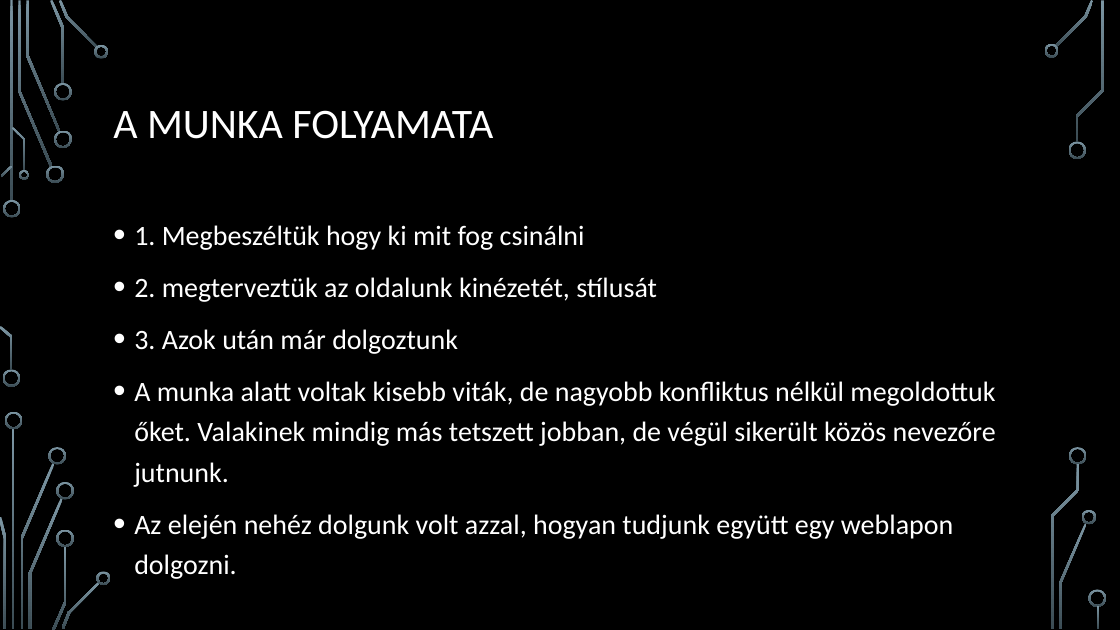
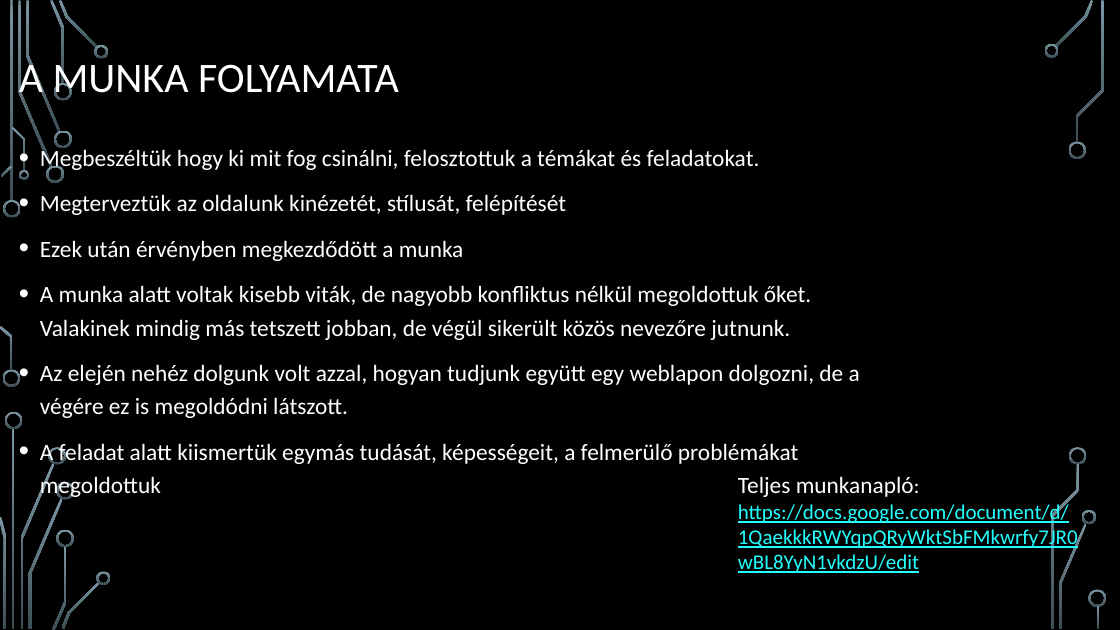
Before and after one commit to Botilori08/IKt-pojektmunka-2, a slide deck: slide 3 of IKT 2.pptx. Drawn at 1120x630 pixels with LibreOffice and Linux fonts; fonts in the diff are those of the drawing; background and template pictures are left out. Boxes give left, top, right and bottom in pixels: in the first picture for what was removed or moved away, otherwise in the second. Text is boxed around its words. In the diff, an @@ line names an element or a change of style, - is before the commit and + after.

Commit message:
update

```diff
--- a/IKT 2.pptx
+++ b/IKT 2.pptx
@@ title "A MUNKA FOLYAMATA" rewrapped from <box>113,110,493,139</box> to <box>19,58,399,103</box> @@
@@ text "Megbeszéltük hogy ki mit fog ...": place and size @@
-text "Megbeszéltük hogy ki mit fog ..." at <box>134,225,996,579</box>
+text "Megbeszéltük hogy ki mit fog ..." at <box>40,146,860,500</box>
@@ text at <box>40,146,760,261</box>: text changed; size 24 to 20 pt @@
-• 1. Megbeszéltük hogy ki mit fog csinálni
-• 2. megterveztük az oldalunk kinézetét, stílusát
-• 3. Azok után már dolgoztunk
+• Megbeszéltük hogy ki mit fog csinálni, felosztottuk a témákat és feladatokat.
+• Megterveztük az oldalunk kinézetét, stílusát, felépítését
+• Ezek után érvényben megkezdődött a munka
@@ text at <box>40,285,811,340</box>: size 24 to 20 pt in "A munka alatt voltak kisebb viták, de ..." @@
@@ text at <box>40,364,860,500</box>: text changed; size 24 to 20 pt @@
-• Az elején nehéz dolgunk volt azzal, hogyan tudjunk együtt egy weblapon dolgozni.
+• Az elején nehéz dolgunk volt azzal, hogyan tudjunk együtt egy weblapon dolgozni, de a végére ez is megoldódni látszott.
+• A feladat alatt kiismertük egymás tudását, képességeit, a felmerülő problémákat megoldottuk
@@ text added at <box>738,476,1069,573</box>, 18 pt, text #22FFFF, underline @@
+Teljes munkanapló:
+https://docs.google.com/document/d/1QaekkkRWYqpQRyWktSbFMkwrfy7JR0wBL8YyN1vkdzU/edit
```
Also in this commit, not shown: 2 other slides changed, 1 slide added.
